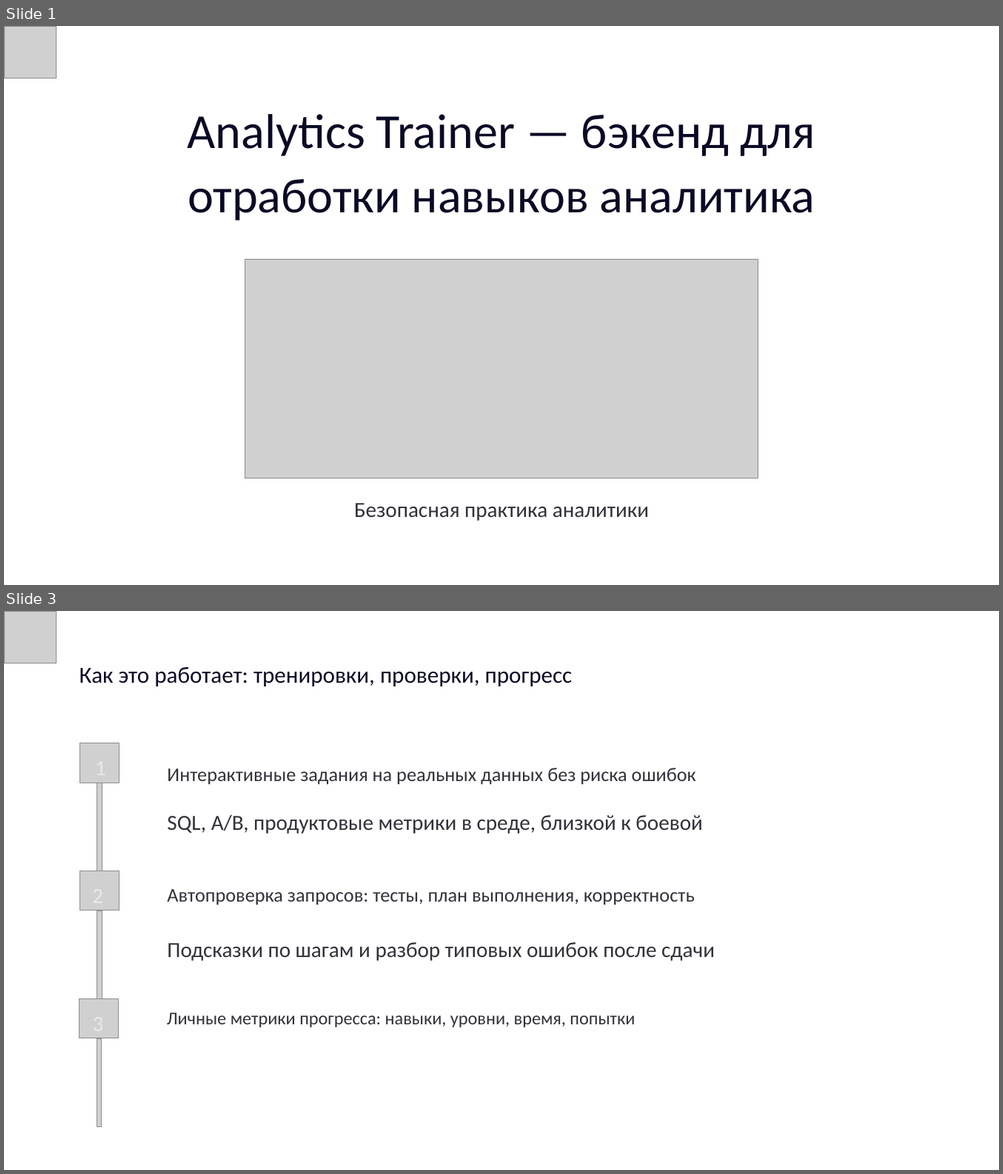
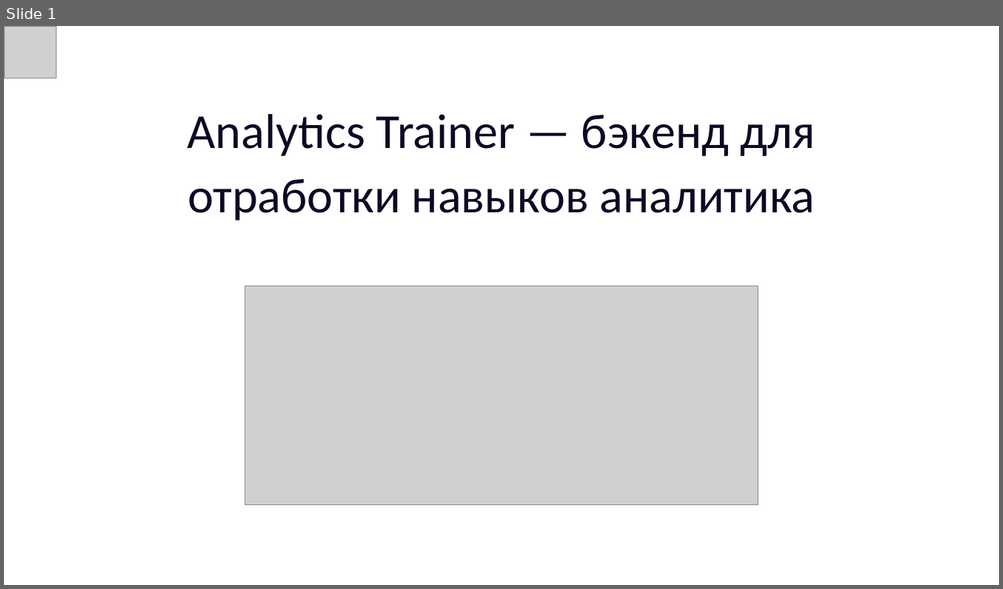
Before and after one commit to AbyanovDamir/analytics-trainer, a slide deck: present.pptx. Shown one above the other, each under a label of ours: slides 1 and 3 before the commit, slide 1 after it; the slides between them are not shown. The pictures are 1003x1174 and 1003x589 pixels, drawn with LibreOffice and Linux fonts; fonts in the diff are those of the drawing; grey boxes stand for pictures; background and template pictures are left out. Boxes give left, top, right and bottom in pixels: in the first picture for what was removed or moved away, otherwise in the second. Text is boxed around its words. In the diff, an @@ line names an element or a change of style, - is before the commit and + after.

```diff
--- a/present.pptx
+++ b/present.pptx
@@ slide 3 removed at [4, 611, 999, 1170], background picture (left out) @@
@@ picture removed at [4, 611, 56, 663] @@
@@ text removed at [79, 667, 572, 686] @@
-Как это работает: тренировки, проверки, прогресс
@@ picture removed at [79, 743, 119, 783] @@
@@ text removed at [95, 752, 116, 775] @@
-1
@@ picture removed at [97, 783, 102, 871] @@
@@ text removed at [167, 768, 696, 785] @@
-Интерактивные задания на реальных данных без риска ошибок
@@ text removed at [167, 815, 702, 834] @@
-SQL, A/B, продуктовые метрики в среде, близкой к боевой
@@ picture removed at [79, 871, 119, 911] @@
@@ text removed at [92, 883, 103, 910] @@
-2
@@ text removed at [167, 889, 694, 906] @@
-Автопроверка запросов: тесты, план выполнения, корректность
@@ picture removed at [97, 911, 102, 999] @@
@@ text removed at [167, 943, 714, 961] @@
-Подсказки по шагам и разбор типовых ошибок после сдачи
@@ picture removed at [79, 999, 119, 1039] @@
@@ text removed at [93, 1011, 104, 1038] @@
-3
@@ text removed at [167, 1013, 634, 1028] @@
-Личные метрики прогресса: навыки, уровни, время, попытки
@@ picture removed at [96, 1039, 102, 1127] @@
@@ slide 1 changed as well @@
@@ picture: place and size @@
-picture at [245, 259, 757, 478]
+picture at [245, 286, 757, 505]
@@ text removed at [354, 503, 649, 521] @@
-Безопасная практика аналитики
```
Also in this commit, not shown: 11 slides added, 5 other slides removed, 1 other file.
